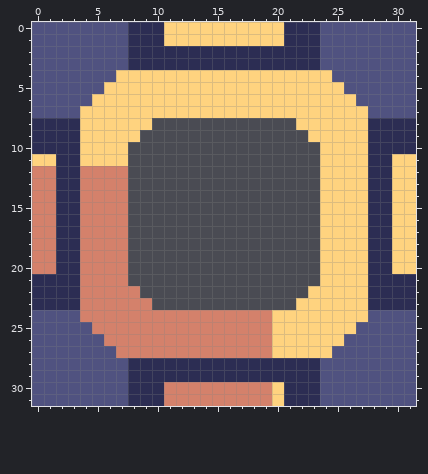
Pixel-art sprite: sprites/production/item-source2.png. The first picture shows the starting point.
The file is 32x32 pixels.
The result:
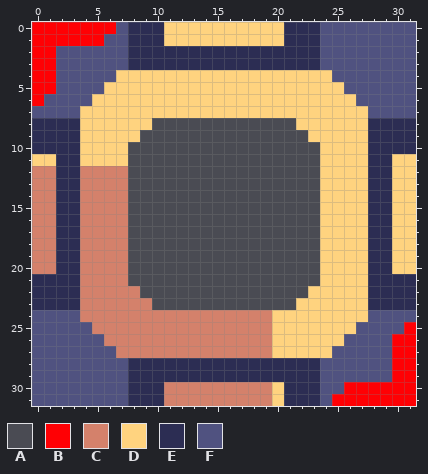
Palette (. is transparent): A #4a4b53  B #ff0004  C #d4816b  D #ffd37f  E #2c2d53  F #505280
Diff:
y 0: x 0..6 FFFFFFF -> BBBBBBB
y 1: x 0..5 FFFFFF -> BBBBBB
y 2..5: x 0..1 FF -> BB
y 6: x 0 F -> B
y 25: x 31 F -> B
y 26..29: x 30..31 FF -> BB
y 30: x 26..31 FFFFFF -> BBBBBB
y 31: x 25..31 FFFFFFF -> BBBBBBB
